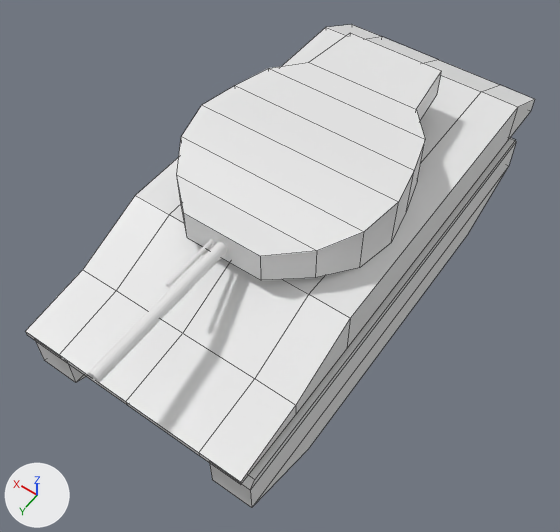
An edit to the FBX model Assets/Tanks/LightTank/LightTank.fbx, drawn before and after from the same camera.
Camera for both pictures: a 50 mm camera at (-3.32, 5.22, 7.93) aimed at (-0.08, 0.69, 0.82). Every picture has the same lights, and +X, +Y and +Z are marked at lower left. Mesh edges are drawn as thin lines on the coarser meshes. Where no turn or scale is listed for an object, it has been applied to the vertices.
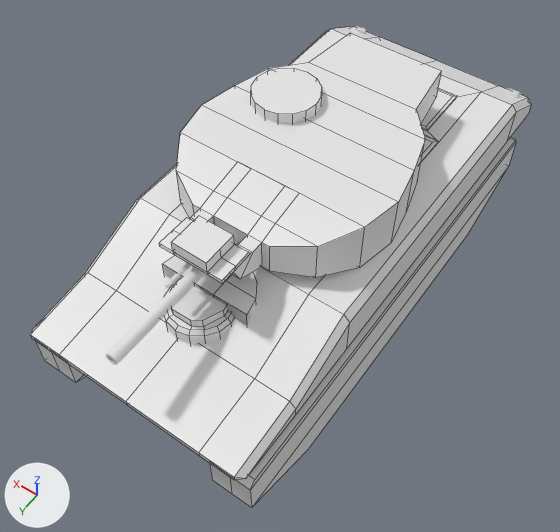
Where the change shows, as pixel boxes [x1, y1, x2, y2] in the pictures (560 x 532 px; the box of a moved part takes in the faces that stretch with it):
'Cube', reshaped: before [25, 24, 535, 484]; after [30, 27, 531, 480]
'Cylinder', reshaped: before [177, 33, 442, 280]; after [176, 33, 442, 278]
'Cylinder.006', added: after [159, 162, 299, 283]
'Cylinder.011', added: after [251, 68, 322, 124]
'Cylinder.007', added: after [164, 279, 234, 344]
'Cylinder.008', added: after [162, 256, 257, 325]
part 1 of me_cylinder_001, built on: before [177, 105, 399, 280]; after [176, 105, 399, 278]
part 2 of me_cylinder_001, moved or reshaped: before [416, 72, 442, 120]; after [416, 72, 442, 124]
part 4 of me_cube_002, built on: [210, 138, 515, 508] in both

What the commit changed:
me_cube_002 is used by ob_cube_002; location (0.0, 0.0, 0.0).
me_cube_002 had 16 vertices, 14 faces and spanned x -1.44..-0.95, y -2.73..3.08, z 0.01..1.0.
me_cube_002 now has 24 vertices, 22 faces and spans x -1.44..-0.95, y -2.73..3.08, z 0.01..1.0.
Part 4, on me_cube_002:
8 faces are deleted.
8 new vertices lie (0.24, 0.0, 0.0) away from vertices in x -1.44, y -2.73..3.08, z 0.01..1.0.
16 new faces join them.
me_cube is used by ob_cube; location (0.0, 0.0, 0.0).
me_cube had 59 vertices, 50 faces and spanned x -1.4..1.4, y -3.15..3.15, z 0.55..1.67.
me_cube now has 120 vertices, 108 faces and spans x -1.4..1.4, y -3.15..3.15, z 0.55..1.68.
me_cube part 3: 17 vertices removed from x -1.4..1.4, y -3.15..3.15, z 1.11..1.67; 78 vertices added at x -1.4..1.4, y -3.15..3.15, z 1.11..1.68.
me_cylinder_001 is used by ob_cylinder; location (0.0, 0.0, 0.0).
me_cylinder_001 had 32 vertices, 23 faces and spanned x -1.24..1.24, y -1.74..1.56, z 1.68..2.31.
me_cylinder_001 now has 44 vertices, 32 faces and spans x -1.24..1.24, y -1.74..1.42, z 1.68..2.31.
me_cylinder_001 part 1: 8 vertices moved from x -1.15..1.15, y 0.79..1.56, z 1.78..2.25 to x -1.15..1.15, y 0.79..1.42, z 1.78..2.31; 12 vertices added at x -0.38..0.38, y 0.79..1.42, z 1.68..2.31.
me_cylinder_001 part 2: 4 vertices moved from x -0.71..0.71, y -1.74..-0.99, z 1.97 to x -0.71..0.71, y -1.74..-1.1, z 1.86..1.93.
Mesh me_cylinder_007 is new.
It has 26 vertices, 21 faces and spans x -0.544..0.544, y -0.502..0.0, z 0.146..0.544.
Mesh me_cylinder is new.
It has 74 vertices, 60 faces and spans x -0.395..0.395, y -0.365..0.424, z 0.522..0.87.
Mesh me_cylinder_005 is new.
It has 62 vertices, 53 faces and spans x -0.385..0.385, y 0.787..2.03, z 1.676..2.35.
Mesh me_cylinder_011 is new.
It is a 16-sided cylinder along z spanning x -0.394..0.394, y -0.394..0.394, z -0.076..0.076.
Object 'Cylinder.008' (ob_cylinder_008) is new; it shows me_cylinder_007.
Its location is (0.0, 1.9, 1.1).
Object 'Cylinder.007' (ob_cylinder_007) is new; it shows me_cylinder.
Its location is (0.0, 1.94, 0.72).
Object 'Cylinder.006' (ob_cylinder_006) is new; it shows me_cylinder_005.
Its location is (0.0, 0.0, 0.0).
Object 'Cylinder.011' (ob_cylinder_011) is new; it shows me_cylinder_011.
Its location is (0.54, -0.3, 2.36).
